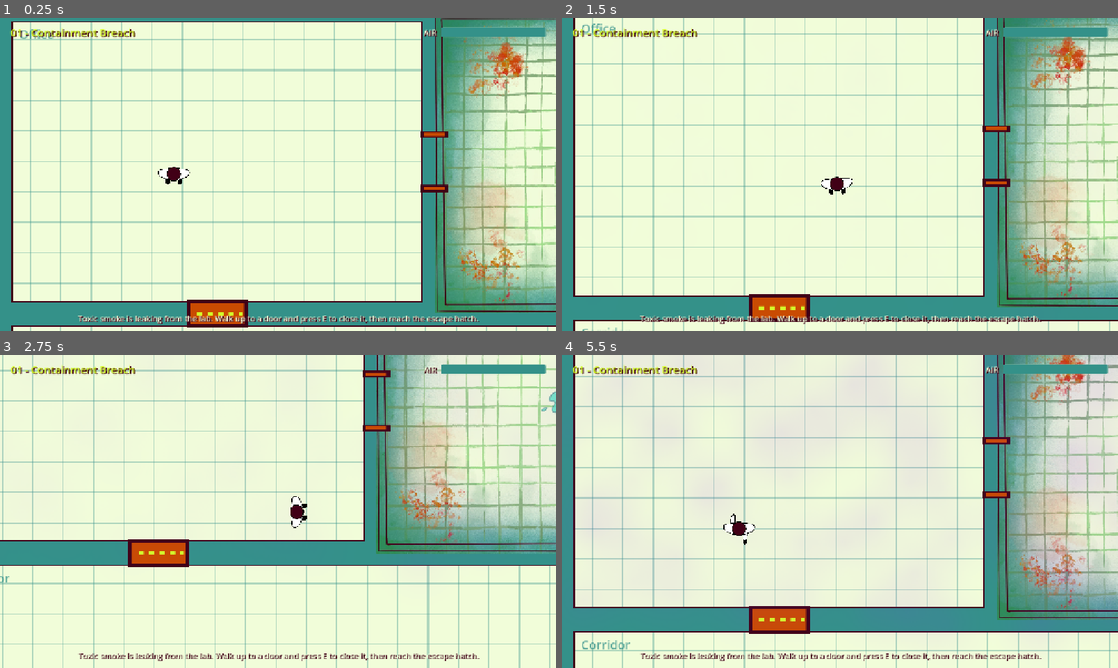
Above: before the commit, frames 1-4 (two rows, left to right).
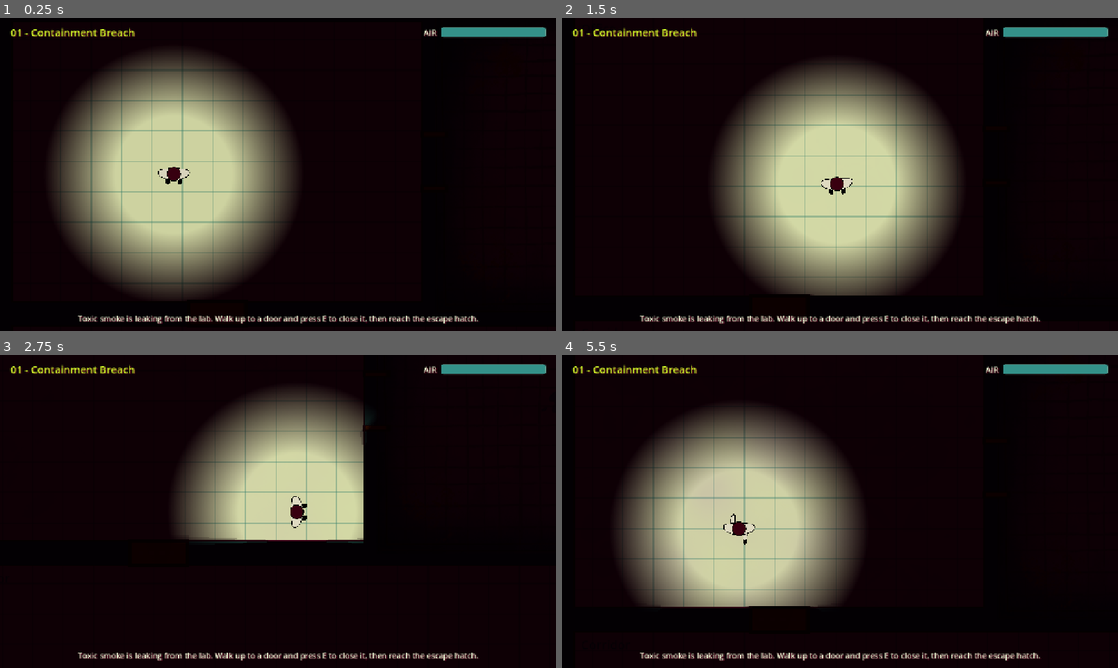
Above: after the commit, the same moments.

Repository: lvntszcs/jam26
Game: Godot game, scene res://scenes/main.tscn
Same seed, same stepped clock (60 frames per second), same inputs: the game is played once before the commit and once after it.
Inputs:
- Up to frame 1 (0.25 s): no input
- Up to frame 2 (1.5 s): tap E (interact) at 0.5, 1.35 s; hold D (move_right) 0.53-1.28 s; hold E (interact) 0.53-1.28 s; hold S (move_down) from 1.28 s (still down)
- Up to frame 3 (2.75 s): tap E (interact) at 2 s; release S (move_down) at 2.03 s; hold D (move_right) from 2.03 s (still down); hold E (interact) from 2.03 s (still down)
- Up to frame 4 (5.5 s): release D (move_right) at 2.78 s; release E (interact) at 2.78 s; hold W (move_up) 2.78-3.53 s; tap E (interact) at 2.85, 3.5, 4.35 s; hold E (interact) 3.53-4.28 s; hold A (move_left) 3.53-5.03 s; hold S (move_down) from 5.03 s (still down); hold E (interact) from 5.03 s (still down)

The runs differ from the first frame. In frame 1, 99% of the frame differs, in the area x 0-100%, y 0-100%; in frame 2, 99%; in frame 3, 99%; in frame 4, 99%.

Commit message:
Add local illumination around the player
Everything outside a soft radial light carried by the player is dark;
walls and closed doors cast shadows so other rooms stay hidden. All
settings (darkness, radius, softness, color, energy, flicker, shadows)
live in config/lighting.tres, and each level can override them.

Co-Authored-By: Claude Opus 5.5 <noreply@anthropic.com>

Diff:
--- /dev/null
+++ b/config/lighting.tres
@@ -0,0 +1,17 @@
+[gd_resource type="Resource" script_class="LightingConfig" format=3]
+
+[ext_resource type="Script" path="res://scripts/lighting/lighting_config.gd" id="1_config"]
+
+[resource]
+script = ExtResource("1_config")
+enabled = true
+darkness = Color(0.06, 0, 0.025, 1)
+radius = 300.0
+softness = 0.55
+color = Color(0.945098, 0.992157, 0.85098, 1)
+energy = 0.85
+flicker_amount = 0.06
+flicker_speed = 7.0
+shadows = true
+shadow_color = Color(0, 0, 0, 1)
+shadow_smooth = 4.0
--- a/scenes/entities/player.tscn
+++ b/scenes/entities/player.tscn
@@ -1,6 +1,7 @@
 [gd_scene format=3]
 
 [ext_resource type="Script" path="res://scripts/entities/player.gd" id="1_script"]
+[ext_resource type="Script" path="res://scripts/lighting/player_light.gd" id="2_light"]
 
 [sub_resource type="CircleShape2D" id="body"]
 radius = 30.0
@@ -15,6 +16,9 @@
 [node name="Collision" type="CollisionShape2D" parent="."]
 shape = SubResource("body")
 
+[node name="Light" type="PointLight2D" parent="."]
+script = ExtResource("2_light")
+
 [node name="Camera" type="Camera2D" parent="."]
 position_smoothing_enabled = true
 position_smoothing_speed = 6.0
--- a/scripts/entities/door.gd
+++ b/scripts/entities/door.gd
@@ -21,6 +21,7 @@
 var is_open := false
 var rooms: Array[Room] = []
 var _blocker_shape: CollisionShape2D
+var _occluder: LightOccluder2D
 
 
 func _init() -> void:
@@ -50,6 +51,7 @@
 		return
 	is_open = not is_open
 	_blocker_shape.set_deferred("disabled", is_open)
+	_occluder.visible = not is_open
 	refresh_visual()
 	toggled.emit(is_open)
 
@@ -65,6 +67,7 @@
 		sprite.rotation = PI / 2.0 if vertical else 0.0
 	if _blocker_shape:
 		_blocker_shape.rotation = sprite.rotation
+		_occluder.rotation = sprite.rotation
 
 
 func _add_blocker() -> void:
@@ -77,6 +80,12 @@
 	_blocker_shape.disabled = is_open
 	body.add_child(_blocker_shape)
 	add_child(body)
+	# A closed door blocks light like the wall around it.
+	_occluder = LightOccluder2D.new()
+	_occluder.occluder = Lighting.rect_occluder(Rect2(-footprint * 0.5, footprint))
+	_occluder.rotation = sprite.rotation
+	_occluder.visible = not is_open
+	add_child(_occluder)
 
 
 func _overlaps(by: Player) -> bool:
--- a/scripts/entities/player.gd
+++ b/scripts/entities/player.gd
@@ -30,6 +30,7 @@
 
 @onready var sprite: Sprite2D = $Sprite
 @onready var camera: Camera2D = $Camera
+@onready var light: PlayerLight = $Light
 @onready var radius: float = ($Collision.shape as CircleShape2D).radius
 
 
--- a/scripts/level/level.gd
+++ b/scripts/level/level.gd
@@ -17,6 +17,8 @@
 ## Smoke moved per second through one open door between two rooms, per unit of difference
 ## in their smoke levels.
 @export var door_flow := 0.5
+## Local illumination for this level. Leave empty to use res://config/lighting.tres.
+@export var lighting: LightingConfig
 
 var player: Player
 var rooms: Array[Room] = []
@@ -39,6 +41,7 @@
 		if object.room == null and not object is Door:
 			push_warning("%s is not inside any room." % object.name)
 	_spawn_player()
+	_setup_lighting()
 	_highlight = Sprite2D.new()
 	_highlight.texture = ArtTheme.active().highlight
 	_highlight.z_index = 5
@@ -153,6 +156,18 @@
 	player.camera.limit_right = int(area.end.x)
 	player.camera.limit_bottom = int(area.end.y)
 	player.camera.reset_smoothing()
+
+
+## Darkens the world with a CanvasModulate and gives the player's light its settings.
+## The HUD sits on its own CanvasLayer, so it stays unaffected.
+func _setup_lighting() -> void:
+	var config := lighting if lighting else LightingConfig.load_default()
+	if player:
+		player.light.apply(config)
+	if config.enabled:
+		var dark := CanvasModulate.new()
+		dark.color = config.darkness
+		add_child(dark)
 
 
 func _check_exits() -> void:
--- a/scripts/level/room.gd
+++ b/scripts/level/room.gd
@@ -118,6 +118,10 @@
 	shape.position = wall_rect.get_center()
 	body.add_child(shape)
 	add_child(body)
+	# Walls block the player's light so neighbouring rooms stay dark.
+	var occluder := LightOccluder2D.new()
+	occluder.occluder = Lighting.rect_occluder(wall_rect)
+	add_child(occluder)
 
 
 func _draw() -> void:
--- /dev/null
+++ b/scripts/lighting/lighting.gd
@@ -0,0 +1,15 @@
+class_name Lighting
+extends RefCounted
+## Helpers shared by everything that takes part in local illumination.
+
+
+## An occluder shape covering a rectangle, for walls and closed doors.
+static func rect_occluder(rect: Rect2) -> OccluderPolygon2D:
+	var polygon := OccluderPolygon2D.new()
+	polygon.polygon = PackedVector2Array([
+		rect.position,
+		Vector2(rect.end.x, rect.position.y),
+		rect.end,
+		Vector2(rect.position.x, rect.end.y),
+	])
+	return polygon
--- /dev/null
+++ b/scripts/lighting/lighting_config.gd
@@ -0,0 +1,39 @@
+@tool
+class_name LightingConfig
+extends Resource
+## Settings for the player's local illumination: everything outside a soft circle around the
+## player is dark. The default is res://config/lighting.tres. A Level can use its own
+## LightingConfig through its `lighting` property.
+
+const DEFAULT_PATH := "res://config/lighting.tres"
+
+## Turn local illumination off to see the whole level (handy while building levels).
+@export var enabled := true
+## Color the world is tinted with outside the light. Black hides everything, and lighter
+## colors leave the room faintly visible.
+@export var darkness := Color(0.06, 0.0, 0.025, 1.0)
+
+@export_group("Player light")
+## Radius of the lit area, in world pixels.
+@export_range(16.0, 4000.0) var radius := 300.0
+## How much of the radius fades out: 0 = hard edge, 1 = fades from the centre.
+@export_range(0.0, 1.0) var softness := 0.55
+@export var color := Palette.CREAM
+@export_range(0.0, 4.0) var energy := 0.85
+
+@export_group("Flicker")
+## How much the light's brightness wobbles (0 = steady).
+@export_range(0.0, 1.0) var flicker_amount := 0.06
+## Flicker speed in wobbles per second.
+@export var flicker_speed := 7.0
+
+@export_group("Shadows")
+## Walls and closed doors block the light, so other rooms stay dark.
+@export var shadows := true
+@export var shadow_color := Color(0.0, 0.0, 0.0, 1.0)
+## Blur of shadow edges in pixels (0 = sharp).
+@export_range(0.0, 20.0) var shadow_smooth := 4.0
+
+
+static func load_default() -> LightingConfig:
+	return load(DEFAULT_PATH)
--- /dev/null
+++ b/scripts/lighting/player_light.gd
@@ -0,0 +1,47 @@
+class_name PlayerLight
+extends PointLight2D
+## The light the player carries. Its shape, color, flicker and shadows come from a
+## LightingConfig, applied by the Level.
+
+const TEXTURE_SIZE := 512
+
+var config: LightingConfig
+var _time := 0.0
+
+
+func apply(target: LightingConfig) -> void:
+	config = target
+	enabled = config.enabled
+	color = config.color
+	energy = config.energy
+	shadow_enabled = config.shadows
+	shadow_color = config.shadow_color
+	shadow_filter = PointLight2D.SHADOW_FILTER_PCF5 if config.shadow_smooth > 0.0 else PointLight2D.SHADOW_FILTER_NONE
+	shadow_filter_smooth = config.shadow_smooth
+	texture = _make_falloff(config.softness)
+	texture_scale = config.radius * 2.0 / TEXTURE_SIZE
+
+
+func _process(delta: float) -> void:
+	if config == null or config.flicker_amount == 0.0:
+		return
+	_time += delta * config.flicker_speed
+	# Two out-of-step waves read as an irregular flicker rather than a pulse.
+	var wobble := sin(_time * TAU) * 0.6 + sin(_time * TAU * 2.37 + 1.3) * 0.4
+	energy = config.energy * (1.0 + wobble * config.flicker_amount)
+
+
+## A white-to-black radial gradient: fully lit inside, fading out over `softness` of the radius.
+func _make_falloff(softness: float) -> GradientTexture2D:
+	var gradient := Gradient.new()
+	gradient.set_color(0, Color.WHITE)
+	gradient.set_color(1, Color.BLACK)
+	gradient.set_offset(0, clampf(1.0 - softness, 0.0, 0.999))
+	var falloff := GradientTexture2D.new()
+	falloff.gradient = gradient
+	falloff.fill = GradientTexture2D.FILL_RADIAL
+	falloff.fill_from = Vector2(0.5, 0.5)
+	falloff.fill_to = Vector2(0.5, 0.0)
+	falloff.width = TEXTURE_SIZE
+	falloff.height = TEXTURE_SIZE
+	return falloff
Not shown, added: scripts/lighting/lighting.gd.uid
Not shown, added: scripts/lighting/lighting_config.gd.uid
Not shown, added: scripts/lighting/player_light.gd.uid
Not shown, changed: AGENTS.md
Not shown, changed: art/README.md
